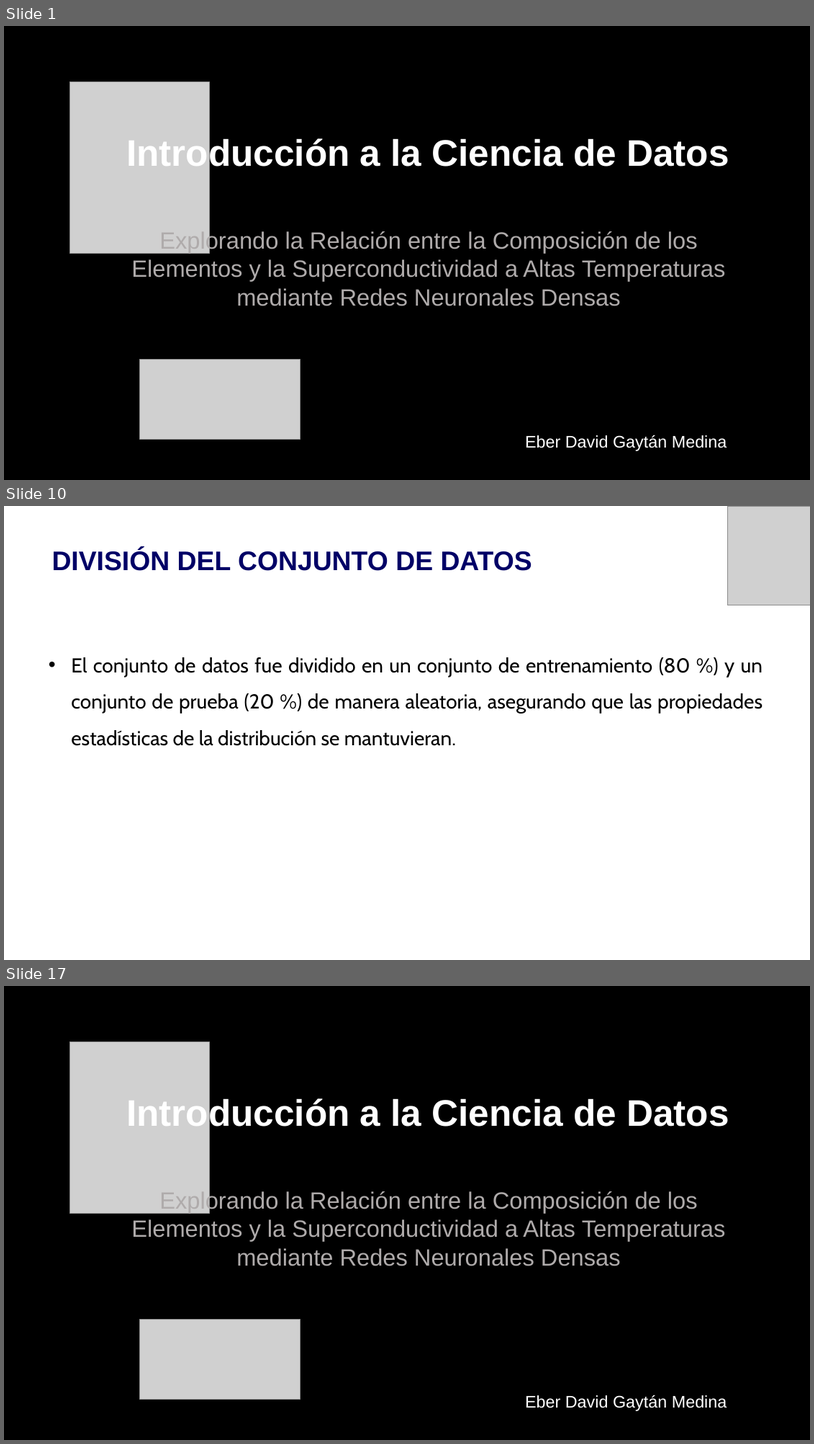
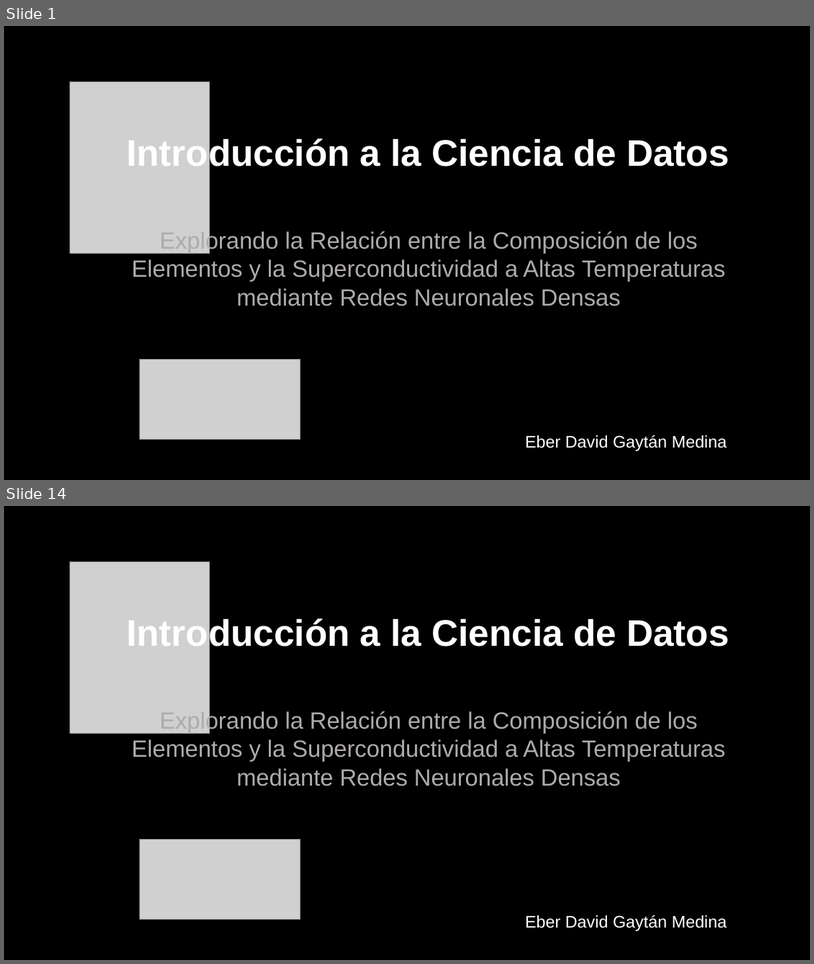
Before and after one commit to DavidGaeta/icd2024, a slide deck: Proyect/Presentación/SUPERCONDUCTORES.pptx. Shown one above the other, each under a label of ours: slides 1, 10 and 17 before the commit, slides 1 and 14 after it; the slides between them are not shown. The pictures are 814x1444 and 814x964 pixels, drawn with LibreOffice and Linux fonts; fonts in the diff are those of the drawing; grey boxes stand for pictures; background and template pictures are left out. Boxes give left, top, right and bottom in pixels: in the first picture for what was removed or moved away, otherwise in the second. Text is boxed around its words. In the diff, an @@ line names an element or a change of style, - is before the commit and + after.

```diff
--- a/Proyect/Presentación/SUPERCONDUCTORES.pptx
+++ b/Proyect/Presentación/SUPERCONDUCTORES.pptx
@@ slide 10 removed at box(4, 506, 810, 960), background picture (left out) @@
@@ picture removed at box(728, 506, 810, 605) @@
@@ title removed at box(52, 549, 532, 571) @@
-DIVISIÓN DEL CONJUNTO DE DATOS
@@ text removed at box(71, 657, 763, 746) @@
-• El conjunto de datos fue dividido en un conjunto de entrenamiento (80 %) y un conjunto de prueba (20 %) de manera aleatoria, asegurando que las propiedades estadísticas de la distribución se mantuvieran.
@@ what was slide 17 is now slide 14 @@
```
Also in this commit, not shown: 8 slides changed, 4 slides added, 6 other slides removed.
